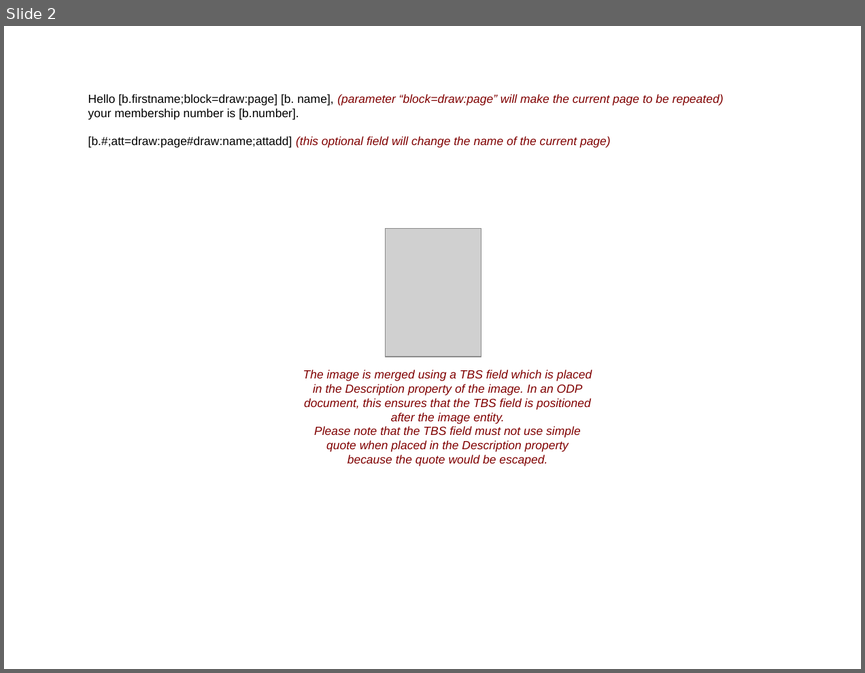
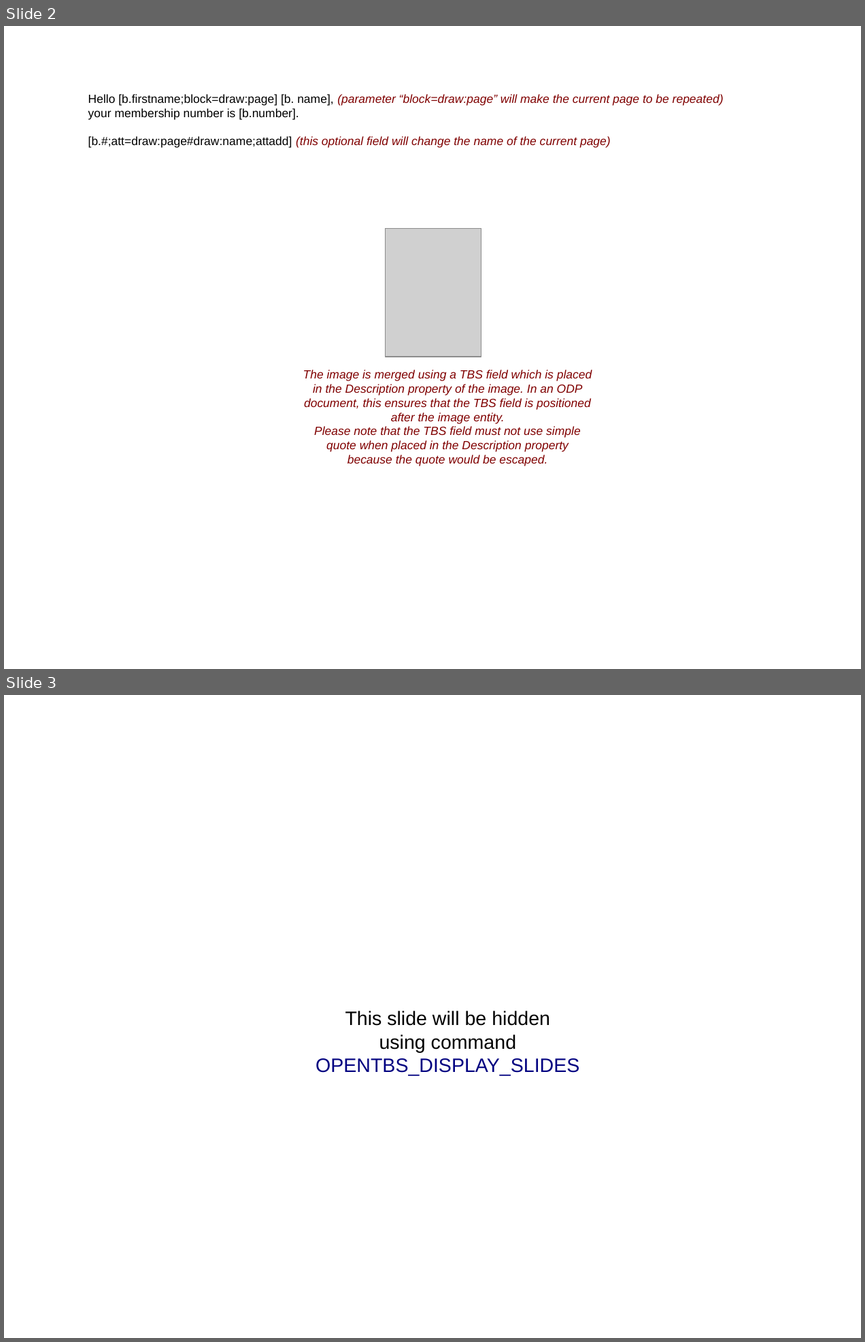
Before and after one commit to Skrol29/tinybutstrong, a slide deck: plugins/opentbs/demo/demo_oo_presentation.odp. Shown one above the other, each under a label of ours: slide 2 before the commit, slides 2 and 3 after it. The pictures are 865x673 and 865x1342 pixels, drawn with LibreOffice and Linux fonts; fonts in the diff are those of the drawing; grey boxes stand for pictures. Boxes give left, top, right and bottom in pixels: in the first picture for what was removed or moved away, otherwise in the second. Text is boxed around its words. In the diff, an @@ line names an element or a change of style, - is before the commit and + after.

```diff
--- a/plugins/opentbs/demo/demo_oo_presentation.odp
+++ b/plugins/opentbs/demo/demo_oo_presentation.odp
@@ slide 3 added at <box>4,695,861,1338</box>, background #FFFFFF @@
@@ text added at <box>315,1011,579,1076</box>, 18 pt, text #000000 @@
+This slide will be hidden
+using command
+OPENTBS_DISPLAY_SLIDES
```
Also in this commit, not shown: 1 other slide added, 8 other files.
